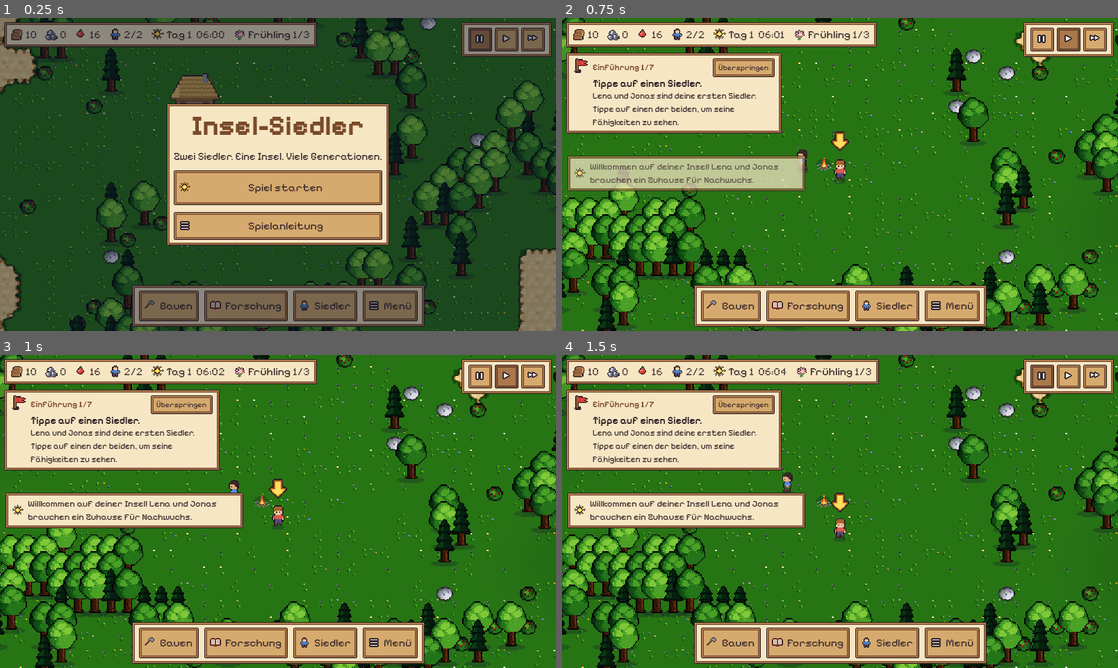
Above: before the commit, frames 1-4 (two rows, left to right).
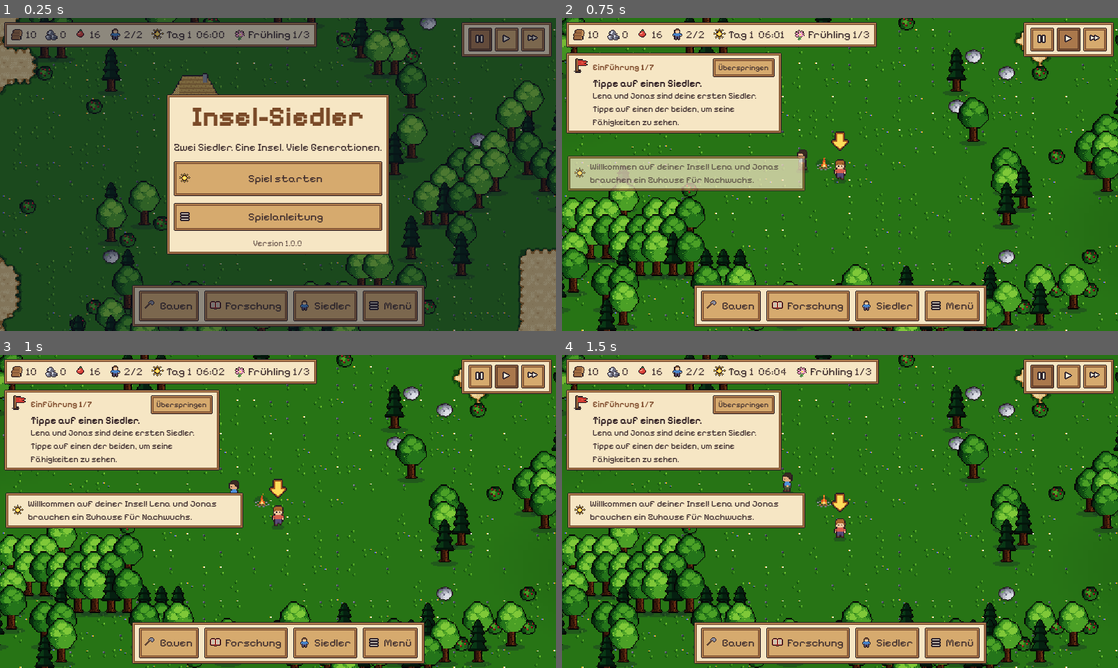
Above: after the commit, the same moments.

Repository: roderichpralle-a11y/New_World
Game: Godot game, scene res://scenes/main.tscn
The game is run twice, just before and just after one commit, with the same random seed, the same clock (stepped at 60 frames per second) and the same inputs.
Inputs (mouse positions are in pixels of both pictures, inside the frame that each line leads up to):
- Up to frame 1 (0.25 s): no input
- Up to frame 2 (0.75 s): click "Spiel starten" at 0.5 s
- Up to frame 3 (1 s): no input
- Up to frame 4 (1.5 s): click (1040, 376) at 1.27 s

The runs differ from the first frame. In frame 1, 11% of the frame differs, in the area x 30-70%, y 24-76%; in frame 2, nothing differs; in frame 3, nothing differs; in frame 4, nothing differs.

Commit message:
Versionsnummer im Menü und auf dem Titelbildschirm
Co-Authored-By: Claude Opus 5.5 (1M context) <noreply@anthropic.com>
Claude-Session: https://claude.ai/code/session_01LxU4125AJ5QeeYLypLgmQB

Diff:
--- a/project.godot
+++ b/project.godot
@@ -4,6 +4,7 @@
 [application]
 
 config/name="Insel-Siedler"
+config/version="1.0.0"
 config/description="Ein gemütliches Aufbauspiel auf einer Pixel-Insel."
 run/main_scene="res://scenes/main.tscn"
 config/features=PackedStringArray("4.7", "GL Compatibility")
--- a/scripts/main.gd
+++ b/scripts/main.gd
@@ -225,6 +225,8 @@
 				"research":
 					hud._fill_research_list()
 					hud._toggle(hud._research_panel)
+				"menu":
+					hud._toggle(hud._menu_panel)
 				"stock":
 					hud._refresh_stock(true)
 					hud._toggle(hud._stock_panel)
--- a/scripts/ui/hud.gd
+++ b/scripts/ui/hud.gd
@@ -1190,6 +1190,19 @@
 		v.add_child(fs)
 	var info := UiTheme.label("Das Spiel speichert automatisch.", 12)
 	v.add_child(info)
+	v.add_child(_version_label())
+
+
+## Versionsnummer steht nur in project.godot (application/config/version).
+static func version_text() -> String:
+	var ver := str(ProjectSettings.get_setting("application/config/version", "?"))
+	return "Version %s%s" % [ver, " (Testversion)" if Game.is_test_build else ""]
+
+
+func _version_label() -> Label:
+	var l := UiTheme.label(version_text(), 12, Color("#6e5a50"))
+	l.horizontal_alignment = HORIZONTAL_ALIGNMENT_CENTER
+	return l
 
 
 func _volume_row(text: String, icon_name: String, value: float, on_change: Callable) -> HBoxContainer:
@@ -1886,6 +1899,7 @@
 	var hb := UiTheme.button("Spielanleitung", "menu", 40)
 	hb.pressed.connect(func(): _toggle(_help_panel))
 	v.add_child(hb)
+	v.add_child(_version_label())
 	root.move_child(_help_panel, -1)
 
 
Not shown, changed: DESIGN.md
